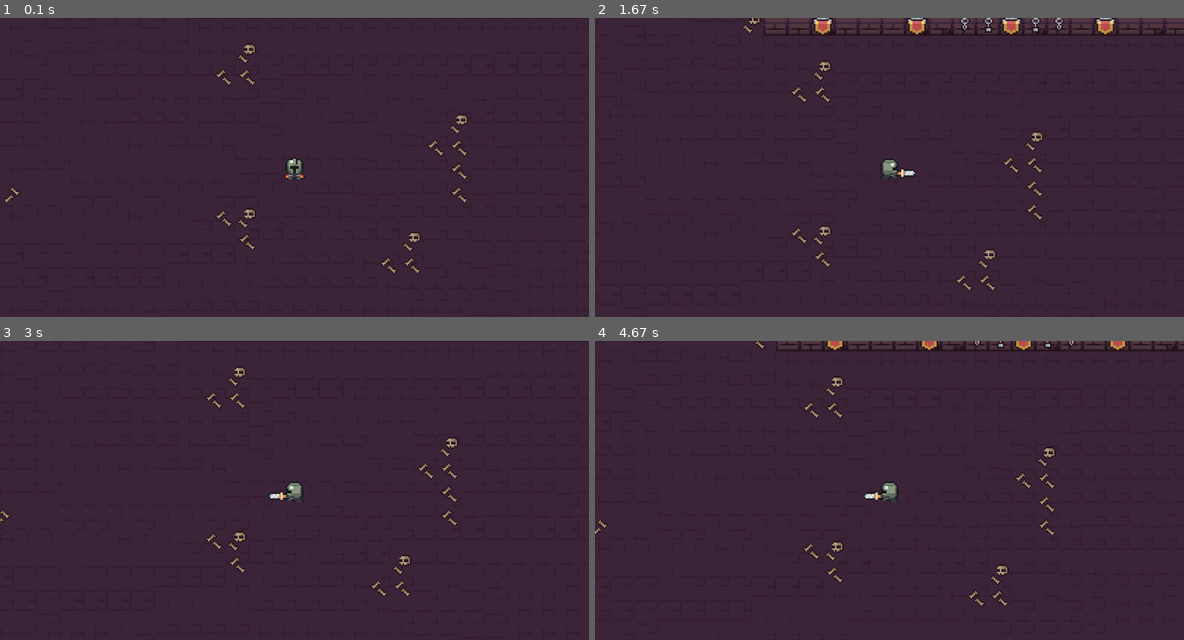
Above: before the commit, frames 1-4 (two rows, left to right).
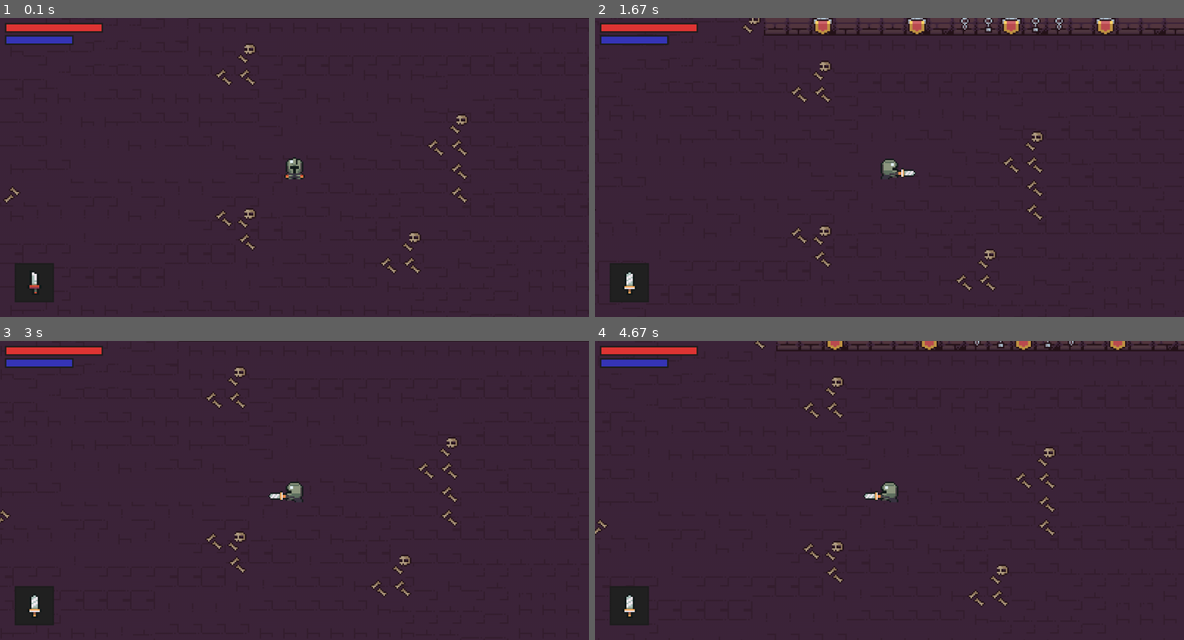
Above: after the commit, the same moments.

Repository: insper-classroom/devlife-23-1-projeto-pygame-luigi_ribolla
Game: pygame game, started from jogo.py
The game is run twice, just before and just after one commit, with the same random seed, the same clock (stepped at 60 frames per second) and the same inputs.
Inputs:
- Up to frame 1 (0.1 s): no input
- Up to frame 2 (1.67 s): tap Q at 0.33 s; hold D 0.67-1.13 s; tap Space at 0.73, 1.03, 1.23, 1.57 s; hold W 1.17-1.47 s; hold D from 1.5 s (still down)
- Up to frame 3 (3 s): tap Space at 1.87, 2.07, 2.4, 2.7, 2.83 s; release D at 1.97 s; hold S 2-2.3 s; hold A 2.33-2.73 s; hold W from 2.77 s (still down)
- Up to frame 4 (4.67 s): release W at 3.13 s; hold D 3.17-3.8 s; tap Space at 3.23, 3.53, 3.9, 4.3, 4.6 s; hold S 3.83-4.2 s; hold A from 4.23 s (still down)

The runs differ from the first frame. In frame 1, 1.5% of the frame differs, in the area x 0-18%, y 1-95%; in frame 2, 1.5%; in frame 3, 1.6%; in frame 4, 1.6%.

Commit message:
Adição dos "dados" ou "UI's"

Diff:
--- a/constantes.py
+++ b/constantes.py
@@ -5,6 +5,25 @@
 FPS = 60
 TAMANHO_TILE = 48
 
+# Dados
+altura_barra = 20
+largura_vida = 200
+largura_energia = 140
+tamanho_item = 80
+dados_fonte = 'docs/site/static/style/Cabin_Sketch.ttf'
+tamanho_fonte = 18
+
+# Cores Gerais
+cor_agua = '#71ddee'
+cor_fundo = '#222222'
+cor_borda = (30,30,30)
+cor_texto = (255,255,255)
+
+# Cores Dados
+cor_vida = '#E03635'
+cor_energia = '#3736B8'
+cor_borda_ativacao = 'gold'
+
 
 #inimigo
 dados_arma = {
--- /dev/null
+++ b/dados.py
@@ -0,0 +1,70 @@
+import pygame as pg
+from constantes import *
+
+class Dados:
+    def __init__(self):
+
+        #geral
+        self.display_surface = pg.display.get_surface()
+        self.font = pg.font.Font(dados_fonte,tamanho_fonte)
+
+        #barras
+        self.rect_barra_vida = pg.Rect(10,10,largura_vida,altura_barra)
+        self.rect_barra_energia = pg.Rect(10,35,largura_energia,altura_barra)
+
+        # converter dicionario de armas
+        self.imagem_arma = []
+        for arma in dados_arma.values():
+            arma_atual = arma['imagem']
+            arma = pg.image.load(arma_atual).convert_alpha()
+            arma = pg.transform.scale(arma,(30,50))
+            self.imagem_arma.append(arma)
+
+    def mostrar_barra(self,atual,maximo,rect_fundo,cor):
+        #desenhar fundo
+        pg.draw.rect(self.display_surface,cor_fundo,rect_fundo)
+
+        # convertendo stat para pixel
+        ratio = atual / maximo
+        largura_atual = rect_fundo.width * ratio
+        rect_atual = rect_fundo.copy()
+        rect_atual.width = largura_atual
+
+        #desenhar barra
+        pg.draw.rect(self.display_surface,cor,rect_atual)
+        pg.draw.rect(self.display_surface,cor_borda,rect_fundo,3)
+
+    # def mostrar_xp(self,xp):
+    #     texto_sup = self.font.render(str(int(xp)),False,cor_texto)
+    #     x = self.display_surface.get_size()[0] - 20
+    #     y = self.display_surface.get_size()[1] - 20
+    #     texto_rect = texto_sup.get_rect(bottomright = (x,y))
+
+    #     pg.draw.rect(self.display_surface,cor_fundo,texto_rect.inflate(10,10))
+    #     self.display_surface.blit(texto_sup,texto_rect)
+    #     pg.draw.rect(self.display_surface,cor_borda,texto_rect.inflate(10,10),3)
+
+    def selecionar(self, esquerda, cima, troca):
+        rect_fundo = pg.Rect(esquerda,cima,tamanho_item,tamanho_item)
+        pg.draw.rect(self.display_surface,cor_fundo,rect_fundo)
+        if troca:
+            pg.draw.rect(self.display_surface,cor_borda_ativacao,rect_fundo,3)
+        else:
+            pg.draw.rect(self.display_surface,cor_borda,rect_fundo,3)
+        return rect_fundo
+
+    def sobrepor_arma(self, arma_index,troca):
+        rect_fundo = self.selecionar(30,500,troca) #arma
+        arma_sup = self.imagem_arma[arma_index]
+        rect_arma = arma_sup.get_rect(center = rect_fundo.center)
+
+        self.display_surface.blit(arma_sup,rect_arma)
+
+    def display(self, hunter):
+        self.mostrar_barra(hunter.vida,hunter.stats['vida'],self.rect_barra_vida,cor_vida)
+        self.mostrar_barra(hunter.energia,hunter.stats['energia'],self.rect_barra_energia,cor_energia)
+
+        # self.mostrar_xp(hunter.xp)
+
+        self.sobrepor_arma(hunter.arma_index,not hunter.pode_trocar_arma)
+        # self.selecionar(100,510,troca) magica
--- a/dungeon.py
+++ b/dungeon.py
@@ -6,6 +6,7 @@
 from settings import *
 from random import choice
 from arma import Arma
+from dados import Dados
 
 class Dungeon:
     def __init__(self):
@@ -21,6 +22,9 @@
         self.ataque_atual = None
 
         self.mapa()
+
+        #interface
+        self.dados = Dados()
 
     def mapa(self):
         layouts = {
@@ -49,6 +53,7 @@
         self.sprites.custom_draw(self.hunter)
         self.sprites.update()
         self.hunter.desenha()
+        self.dados.display(self.hunter)
 
 
 class Camera(pg.sprite.Group):
--- a/hunter.py
+++ b/hunter.py
@@ -17,7 +17,6 @@
 
         # movimentação
         self.direcao = pg.math.Vector2()
-        self.vel = 5
         self.ataque = False
         self.ataque_cooldown = 600
         self.ataque_timer = None
@@ -32,6 +31,13 @@
         self.pode_trocar_arma = True
         self.tempo_troca = None
         self.trocar_duracao_cooldown = 200
+
+        #stats
+        self.stats = {'vida': 100,'energia': 100, 'ataque': 10, 'poder': 5, 'velocidade': 5}
+        self.vida = self.stats['vida']
+        self.energia = self.stats['energia']
+        self.vel = self.stats['velocidade']
+        self.xp = 10
 
     def sptites(self):
         pasta = 'docs/assets/img/hunter/'
Binary file added: docs/site/static/style/Cabin_Sketch.ttf
